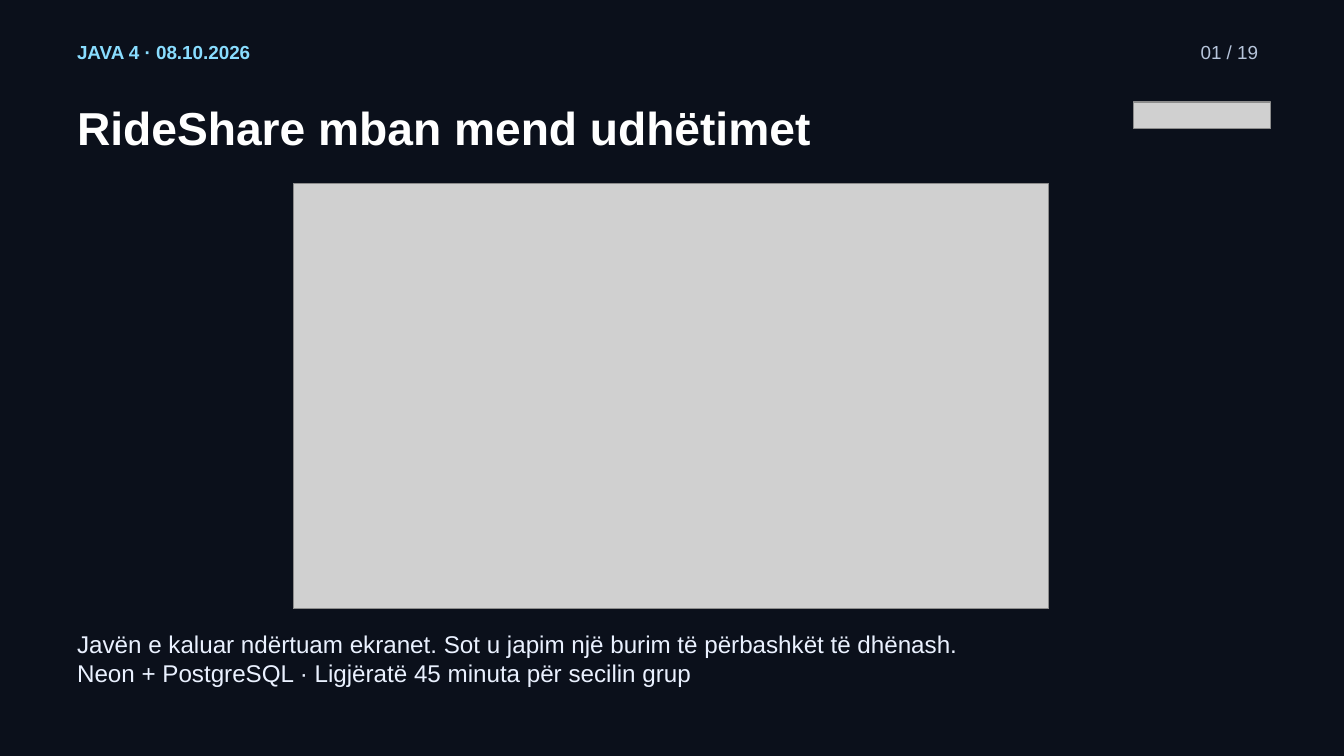
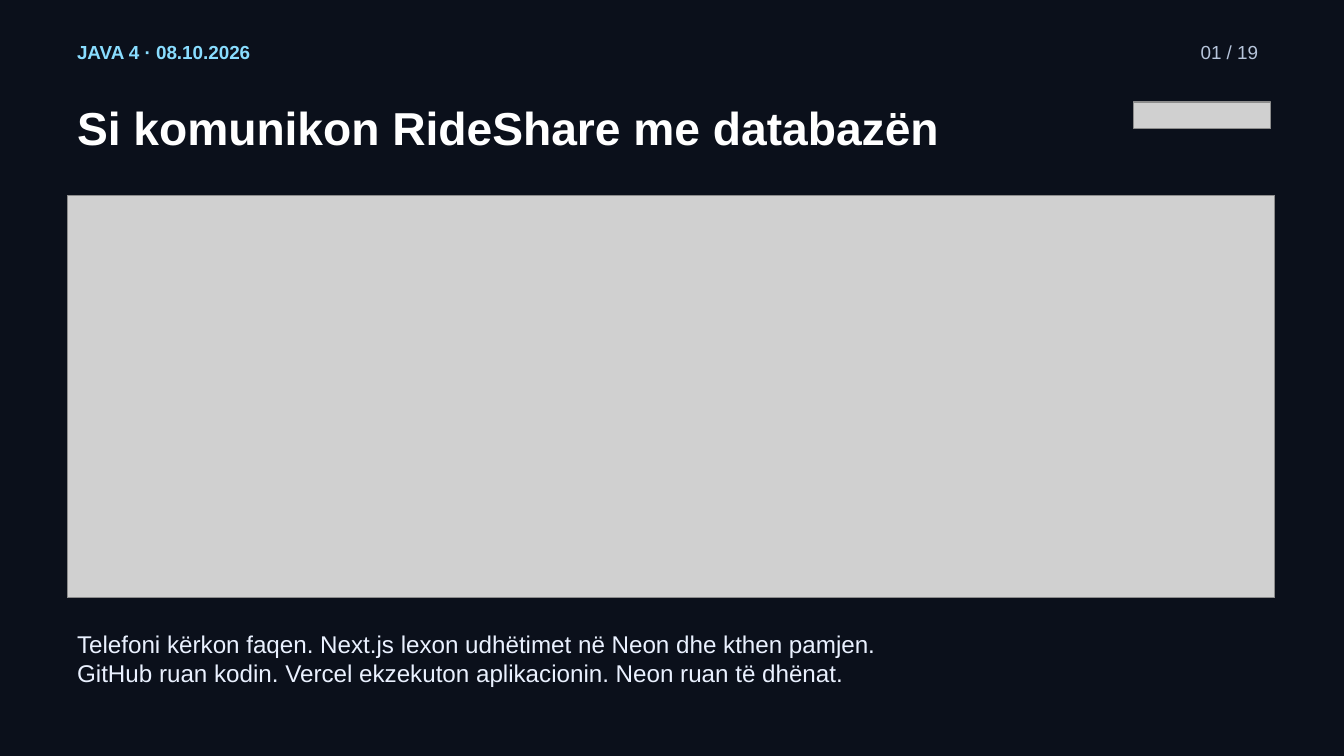
Before and after one commit to arbenl/arbenl.github.io, a slide deck: slide 1 of lendet/2026-2027/mobile/lectures/ligjerata-04-neon-postgresql-rideshare-2026.pptx. Drawn at 1344x756 pixels with LibreOffice and Linux fonts; fonts in the diff are those of the drawing; grey boxes stand for pictures. Boxes give left, top, right and bottom in pixels: in the first picture for what was removed or moved away, otherwise in the second. Text is boxed around its words. In the diff, an @@ line names an element or a change of style, - is before the commit and + after.

```diff
--- a/lendet/2026-2027/mobile/lectures/ligjerata-04-neon-postgresql-rideshare-2026.pptx
+++ b/lendet/2026-2027/mobile/lectures/ligjerata-04-neon-postgresql-rideshare-2026.pptx
@@ text at (77, 111, 939, 146): text changed @@
-RideShare mban mend udhëtimet
+Si komunikon RideShare me databazën
@@ picture: place and size @@
-picture at (293, 184, 1050, 609)
+picture at (68, 196, 1275, 598)
@@ text at (77, 635, 875, 687): text changed @@
-Javën e kaluar ndërtuam ekranet. Sot u japim një burim të përbashkët të dhënash.
-Neon + PostgreSQL · Ligjëratë 45 minuta për secilin grup
+Telefoni kërkon faqen. Next.js lexon udhëtimet në Neon dhe kthen pamjen.
+GitHub ruan kodin. Vercel ekzekuton aplikacionin. Neon ruan të dhënat.
```
Also in this commit, not shown: 10 other files.
